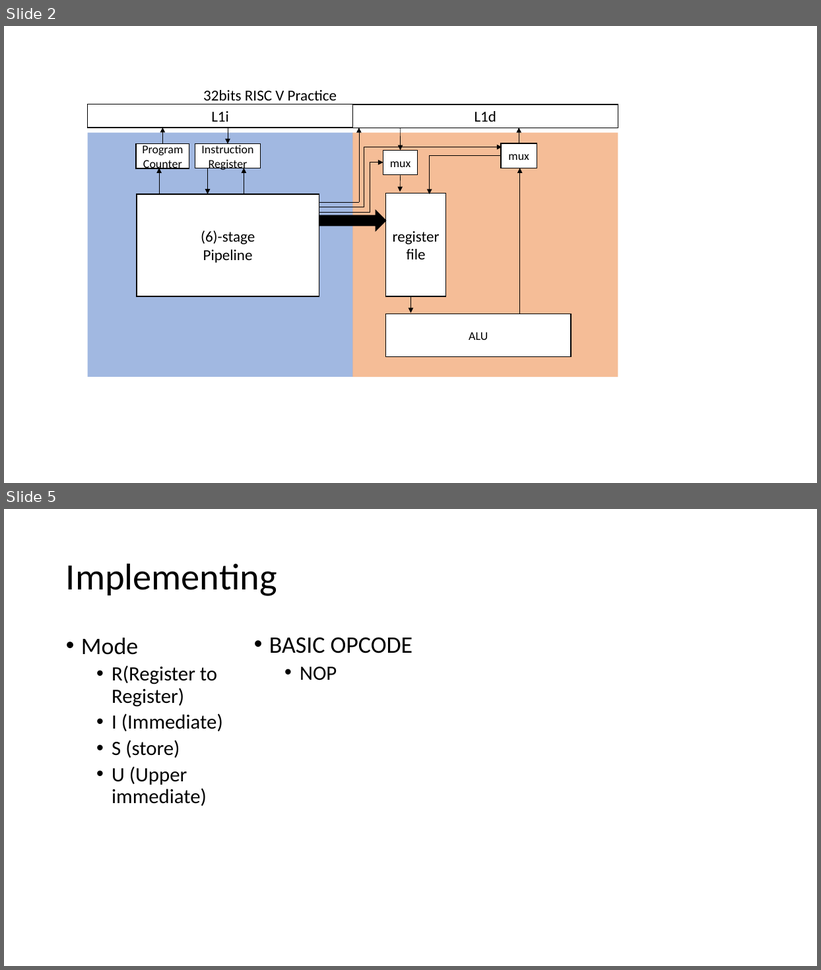
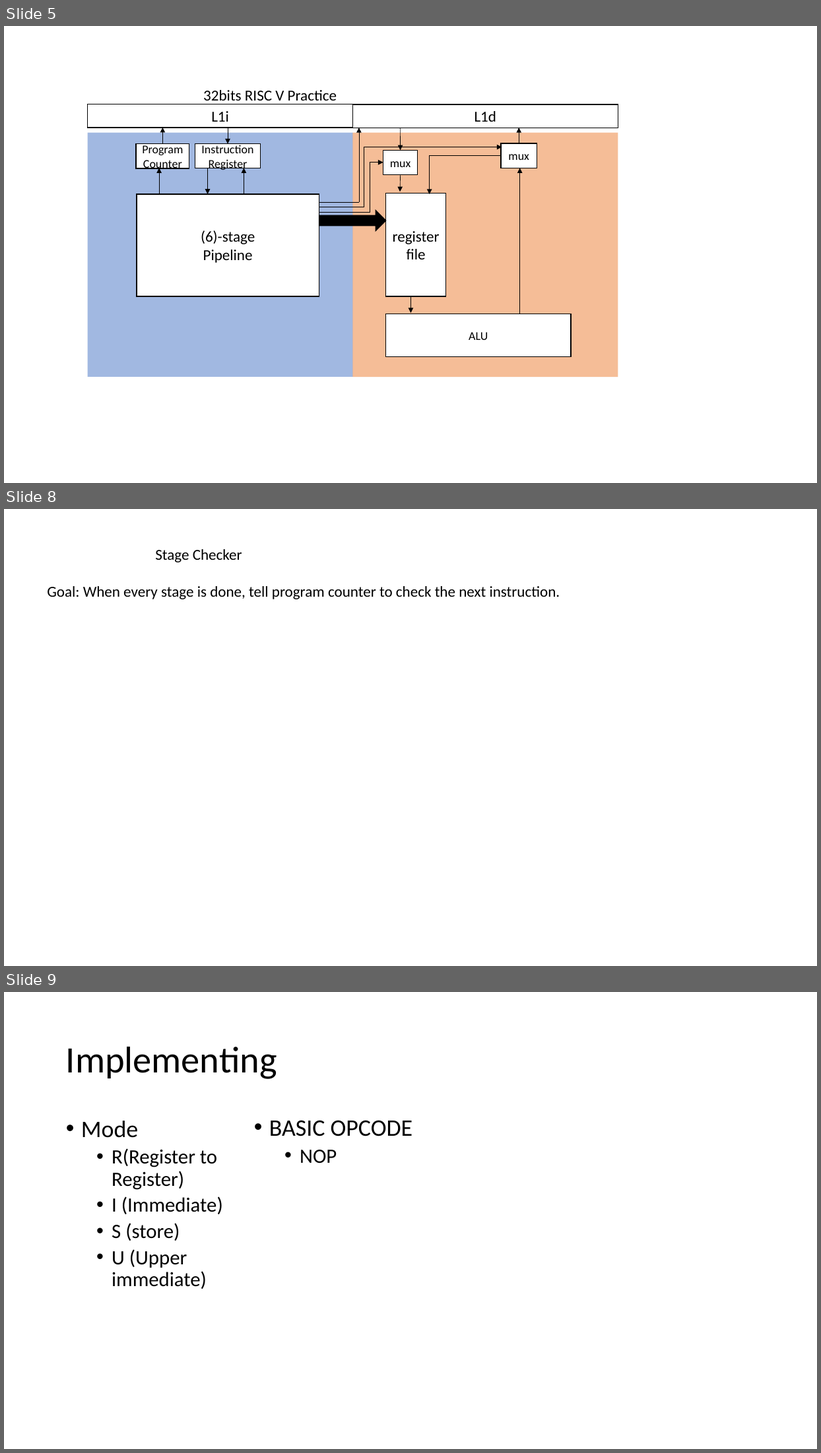
Before and after one commit to Enanter/SimplePipelineCore, a slide deck: Architecture_Diagram/RV32I.pptx. Shown one above the other, each under a label of ours: slides 2 and 5 before the commit, slides 5, 8 and 9 after it; the slides between them are not shown. The pictures are 821x970 and 821x1453 pixels, drawn with LibreOffice and Linux fonts; fonts in the diff are those of the drawing. Boxes give left, top, right and bottom in pixels: in the first picture for what was removed or moved away, otherwise in the second. Text is boxed around its words. In the diff, an @@ line names an element or a change of style, - is before the commit and + after.

Commit message:
MicroArch0.1.2
Updated diagram for the microarchitecture 0.1.2
minor fix on the decoder (skipped to check the bits for the 2 least significant bits of instruction, and created an RV32I checker for it).

```diff
--- a/Architecture_Diagram/RV32I.pptx
+++ b/Architecture_Diagram/RV32I.pptx
@@ slide 8 added at <box>4,509,817,966</box>, background #FFFFFF @@
@@ text added at <box>155,549,242,562</box>, 18 pt, text #000000 @@
+Stage Checker
@@ text added at <box>47,586,560,599</box>, 18 pt, text #000000 @@
+Goal: When every stage is done, tell program counter to check the next instruction.
@@ what was slide 2 is now slide 5 @@
@@ what was slide 5 is now slide 9 @@
```
Also in this commit, not shown: 1 slide changed, 3 other slides added, 4 other files.
